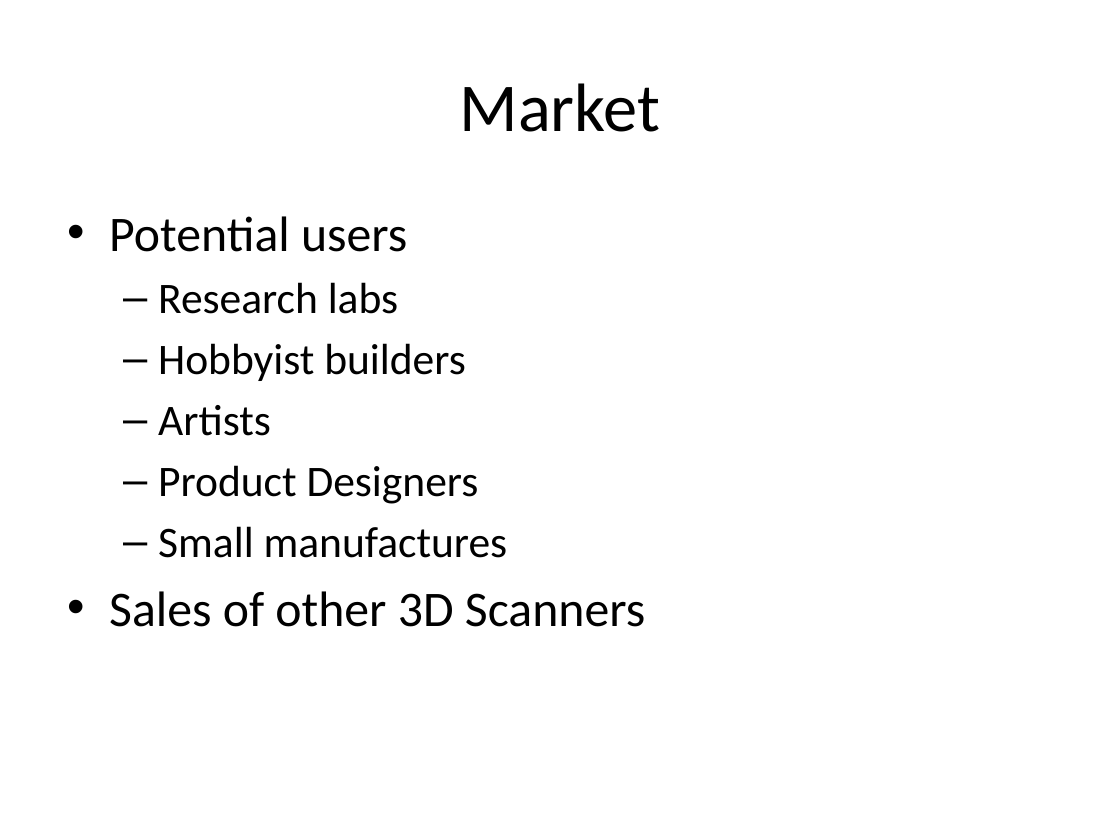
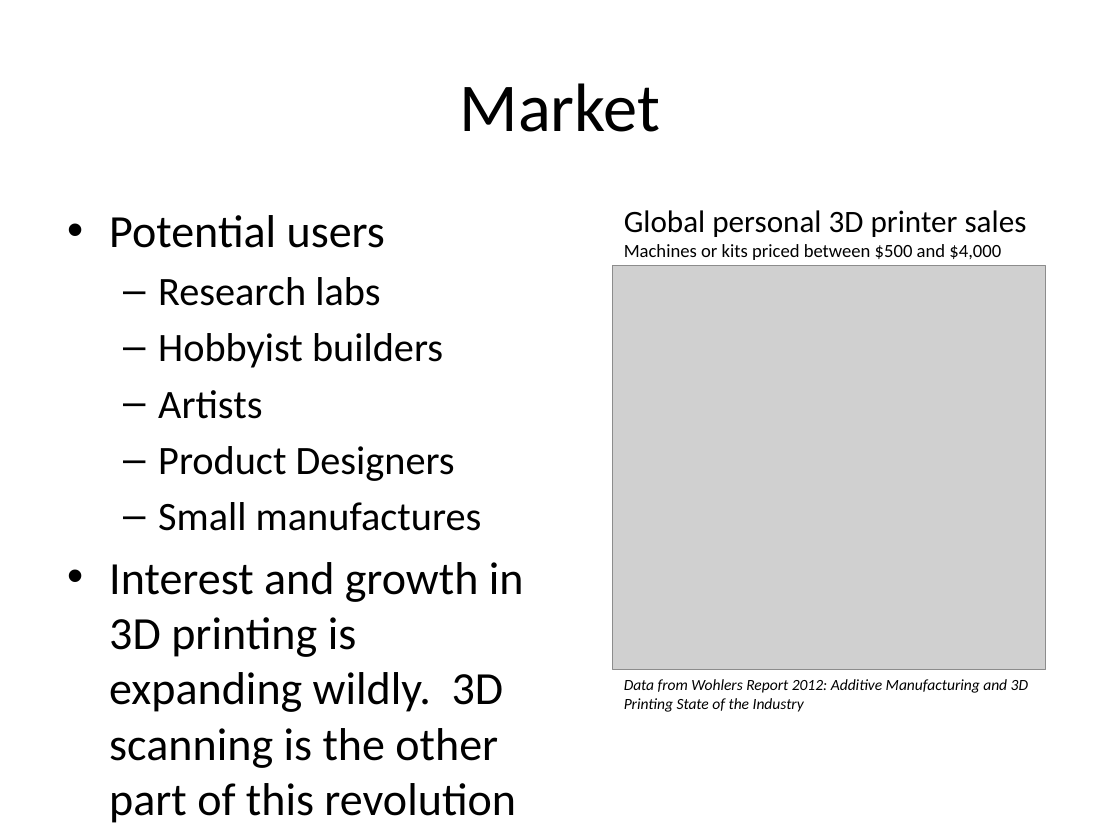
Before and after one commit to troyastorino/dcba, a slide deck: slide 3 of slides/initial-10-slide-pitch.pptx. Drawn at 1120x840 pixels with LibreOffice and Linux fonts; fonts in the diff are those of the drawing; grey boxes stand for pictures. Boxes give left, top, right and bottom in pixels: in the first picture for what was removed or moved away, otherwise in the second. Text is boxed around its words. In the diff, an @@ line names an element or a change of style, - is before the commit and + after.

```diff
--- a/slides/initial-10-slide-pitch.pptx
+++ b/slides/initial-10-slide-pitch.pptx
@@ text at [109,215,482,531]: size 32 to 29.6 pt in "Potential users"; size 28 to 25.9 pt in "Research labs", "Hobbyist builders", "Artists", "Product Designers" and 1 more places @@
@@ text added at [624,210,1027,260], 12 pt, text #000000 @@
+Global personal 3D printer sales
+Machines or kits priced between $500 and $4,000
@@ picture added at [613,265,1046,670] @@
@@ text at [109,562,524,823]: text changed; size 32 to 29.6 pt @@
-• Sales of other 3D Scanners
+• Interest and growth in 3D printing is expanding wildly. 3D scanning is the other part of this revolution
@@ text added at [624,679,1028,712], 10 pt, text #000000, italic @@
+Data from Wohlers Report 2012: Additive Manufacturing and 3D Printing State of the Industry
```
Also in this commit, not shown: 5 other slides changed.
